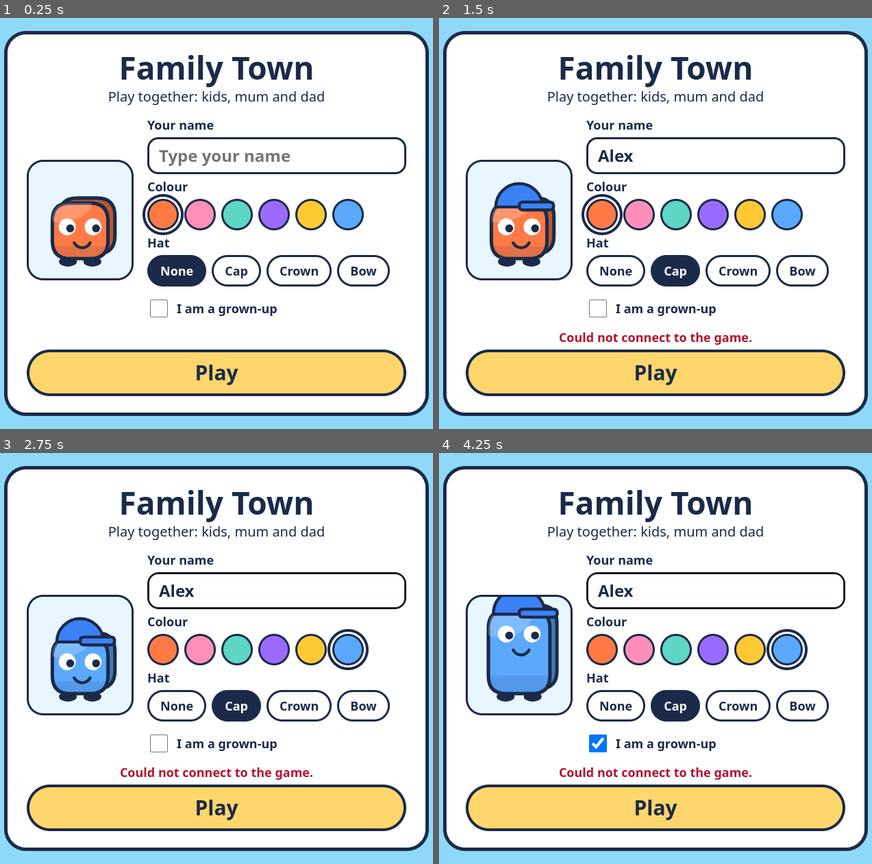
Above: before the commit, frames 1-4 (two rows, left to right).
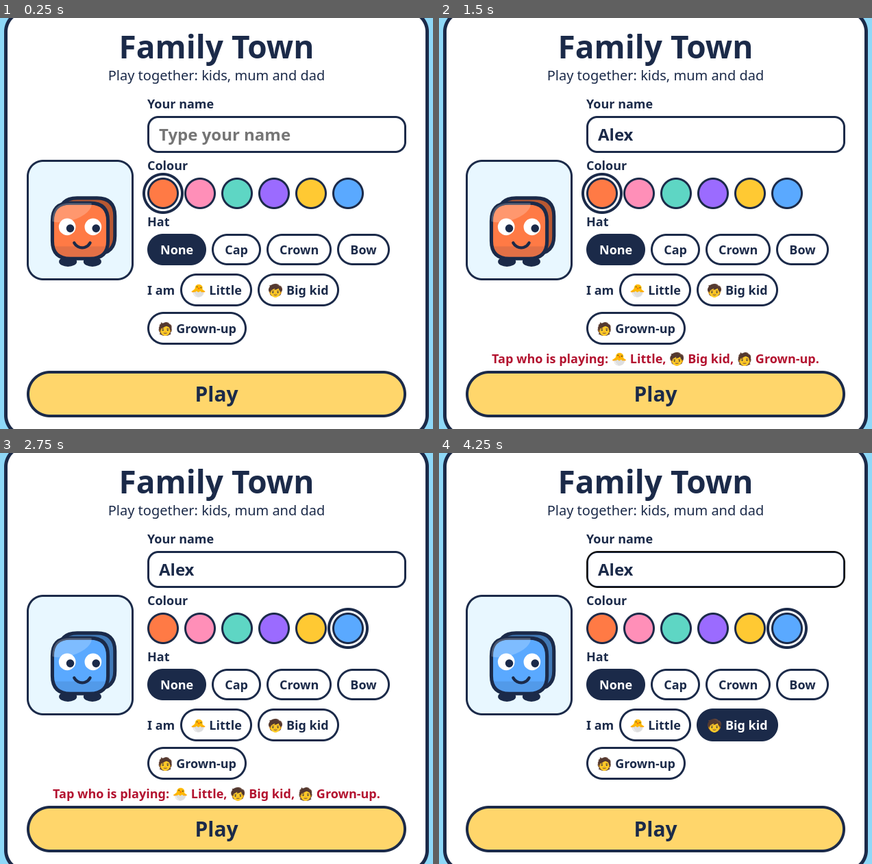
Above: after the commit, the same moments.

Repository: jerryleong11/FamilyGames
Game: browser game, page dev/public/index.html
The game is run twice, just before and just after one commit, with the same random seed, the same clock (stepped at 60 frames per second) and the same inputs.
Inputs (mouse positions are in pixels of both pictures, inside the frame that each line leads up to; where the layout moved, square brackets give the same spot in the first picture):
- Up to frame 1 (0.25 s): no input
- Up to frame 2 (1.5 s): click (716, 133) [716, 157] at 0.27 s; type "Alex" at 0.27 s; click "Play" at 0.52 s; click (655, 264) at 1.07 s; tap Space at 1.1 s
- Up to frame 3 (2.75 s): tap Space at 1.6, 2.1, 2.6 s; click (86, 617) at 1.67 s; click "Colour #5AA9FF" at 2.02 s; click (346, 596) at 2.27 s
- Up to frame 4 (4.25 s): click (755, 740) at 2.87 s; tap Space at 3.1, 3.6, 4.1 s; click (490, 761) at 3.47 s; click (655, 576) at 4.07 s

The runs differ from the first frame. In frame 1, 32% of the frame differs, in the area x 0-100%, y 0-100%; in frame 2, 32%; in frame 3, 32%; in frame 4, 35%.

Commit message:
Who is playing: a level per player
The join screen asks "I am" Little, Big kid or Grown-up instead of the
grown-up tick box. The choice is remembered on the device, sent with
join as skill 0, 1 or 2 and saved in the profile, so a game can give
each tablet its own difficulty in the same round.

Games read p.skill on the server and players()[id].skill on the
tablets. A page that does not say keeps what the profile has; a profile
from before is a grown-up if it was drawn as one, otherwise a big kid.
A tablet that was never asked stops once at the join screen.

Nothing uses it yet: Monster Cave is being rebuilt to.

Co-Authored-By: Claude Fable 5.2 <noreply@anthropic.com>

Diff:
--- a/dev/public/game.js
+++ b/dev/public/game.js
@@ -11,6 +11,7 @@
   var FONT = "Fredoka, 'Baloo 2', 'Trebuchet MS', 'PingFang SC', 'Microsoft YaHei', sans-serif";
   var COLORS = ['#FF7A45', '#FF8FB8', '#5ED6C4', '#9B6BFF', '#FFC933', '#5AA9FF'];
   var HATS = ['None', 'Cap', 'Crown', 'Bow'];
+  var SKILLS = ['🐣 Little', '🧒 Big kid', '🧑 Grown-up'];     // who is playing: skill 0, 1, 2
   var EMOTES = ['❤️', '😂', '👋', '👍', '🎉', '😮'];
   var PALETTE = ['#1B2A49', '#FF4F6D', '#FF7A45', '#FFC933', '#4FA05A', '#3B82F6', '#9B6BFF', '#FF8FB8', '#7A4A2B', '#8A8F98'];
   var SIZES = [5, 12, 26];
@@ -127,8 +128,12 @@
     look.name = store('ft_name') || '';
     look.color = store('ft_color') || COLORS[0];
     look.hat = parseInt(store('ft_hat') || '0', 10) || 0;
-    look.big = store('ft_big') === '1';
-    $('nameIn').value = look.name; $('bigIn').checked = look.big;
+    // Who is playing: 0 little (about 6), 1 big kid (about 8), 2 grown-up. The games size their numbers and speed by it.
+    // A tablet that has never been asked has no choice yet (-1), unless it had "I am a grown-up" ticked before.
+    look.skill = parseInt(store('ft_skill'), 10);
+    if (!(look.skill >= 0 && look.skill <= 2)) look.skill = store('ft_big') === '1' ? 2 : -1;
+    look.big = look.skill === 2;
+    $('nameIn').value = look.name;
     var pc = $('preview').getContext('2d');
     function preview() {
       pc.clearRect(0, 0, 150, 170);
@@ -145,13 +150,21 @@
       b.onclick = function () { look.hat = i; [].forEach.call($('hats').children, function (x) { x.classList.toggle('on', x === b); }); preview(); };
       $('hats').appendChild(b);
     });
-    $('bigIn').onchange = function () { look.big = $('bigIn').checked; preview(); };
+    SKILLS.forEach(function (s, i) {
+      var b = document.createElement('button'); b.type = 'button'; b.className = 'chip' + (i === look.skill ? ' on' : ''); b.textContent = s;
+      b.onclick = function () {
+        look.skill = i; look.big = i === 2; $('joinErr').textContent = '';
+        [].forEach.call($('skills').children, function (x) { x.classList.toggle('on', x === b); }); preview();
+      };
+      $('skills').appendChild(b);
+    });
     preview();
     $('joinForm').addEventListener('submit', function (e) {
       e.preventDefault();
       look.name = $('nameIn').value.trim();
       if (!look.name) { $('joinErr').textContent = 'Please type your name.'; return; }
-      store('ft_name', look.name); store('ft_color', look.color); store('ft_hat', String(look.hat)); store('ft_big', look.big ? '1' : '0');
+      if (look.skill < 0) { $('joinErr').textContent = 'Tap who is playing: ' + SKILLS.join(', ') + '.'; return; }
+      store('ft_name', look.name); store('ft_color', look.color); store('ft_hat', String(look.hat)); store('ft_big', look.big ? '1' : '0'); store('ft_skill', String(look.skill));
       $('joinErr').textContent = ''; $('playBtn').disabled = true; $('playBtn').textContent = 'Joining…';
       connect();
     });
@@ -164,7 +177,7 @@
   function connect() {
     try { ws = new WebSocket((location.protocol === 'https:' ? 'wss://' : 'ws://') + location.host); }
     catch (e) { joinFailed('Could not connect to the game.'); return; }
-    ws.onopen = function () { send({ t: 'join', name: look.name, color: look.color, hat: look.hat, big: look.big }); };
+    ws.onopen = function () { send({ t: 'join', name: look.name, color: look.color, hat: look.hat, big: look.big, skill: look.skill }); };
     ws.onmessage = function (ev) { var m; try { m = JSON.parse(ev.data); } catch (e) { return; } handle(m); };
     ws.onclose = function () {
       if (joined) { $('lost').hidden = false; setTimeout(connect, 2000); }
@@ -253,7 +266,7 @@
             p = players[d.id] = { x: world ? world.spawn.x : 0, y: world ? world.spawn.y : 0, tx: 0, ty: 0, f: 1, m: 0, placed: false };
             if (gotList && d.id !== me) fresh = true;
           }
-          p.id = d.id; p.name = d.name; p.color = d.color; p.hat = d.hat; p.big = d.big; p.stars = d.stars; p.room = d.room;
+          p.id = d.id; p.name = d.name; p.color = d.color; p.hat = d.hat; p.big = d.big; p.skill = d.skill; p.stars = d.stars; p.room = d.room;
           p.outfit = d.outfit; p.car = d.car; p.drive = d.drive; p.lv = d.lv || 0; p.ext = d.ext || {};
           seen[d.id] = 1;
         }
@@ -994,7 +1007,7 @@
     myId: function () { return me; },
     me: function () { return meState; },            // my own numbers: { stars, coins, lv, owned, quests } or null
     self: mine,                                     // my entry in players()
-    players: function () { return players; },       // id -> { id, name, color, hat, big, lv, room, outfit, car, ext }
+    players: function () { return players; },       // id -> { id, name, color, hat, big, skill, lv, room, outfit, car, ext }
     world: function () { return world; },
     room: function () { return room; },
     // go into the game's own room (hides the town and its buttons) and back out to the town
--- a/dev/public/index.html
+++ b/dev/public/index.html
@@ -28,7 +28,7 @@
         <div id="colors" class="swatches" role="group" aria-labelledby="colorLbl"></div>
         <div class="lbl" id="hatLbl">Hat</div>
         <div id="hats" class="chips" role="group" aria-labelledby="hatLbl"></div>
-        <label class="check"><input id="bigIn" type="checkbox"> I am a grown-up</label>
+        <div id="skills" class="chips" role="group" aria-label="Who is playing"><span class="lbl">I am</span></div>
       </div>
     </div>
     <p id="joinErr" class="err" role="alert"></p>
--- a/dev/public/style.css
+++ b/dev/public/style.css
@@ -24,6 +24,7 @@
 .sw.on { outline: 4px solid #1B2A49; outline-offset: 3px; }
 .chip { height: 46px; padding: 0 16px; border-radius: 999px; border: 3px solid #1B2A49; background: #fff; font-size: 18px; font-weight: 600; }
 .chip.on { background: #1B2A49; color: #fff; }
+#skills { margin-top: 6px; align-items: center; } #skills .chip { height: 48px; padding: 0 12px; }   /* who is playing: little, big kid, grown-up */
 .check { display: flex; align-items: center; gap: 10px; margin-top: 4px; min-height: 44px; }
 .check input { width: 26px; height: 26px; }
 .err { color: #B3122F; font-size: 18px; font-weight: 600; min-height: 24px; margin-top: 8px; }
--- a/dev/server.js
+++ b/dev/server.js
@@ -119,7 +119,7 @@
 function roomList(room) { return Array.from(players.values()).filter(inRoom(room)).sort(function (a, b) { return a.id - b.id; }); }
 const extenders = {}; // game id -> function (player) that returns what everyone may see of that player (a pet, a trophy...)
 function pub(p) {
-  const o = { id: p.id, name: p.name, color: p.color, hat: p.hat, big: p.big, stars: p.stars, lv: SHOP.levelOf(p.stars), room: p.room, outfit: p.outfit, car: p.car, drive: p.drive };
+  const o = { id: p.id, name: p.name, color: p.color, hat: p.hat, big: p.big, skill: p.skill, stars: p.stars, lv: SHOP.levelOf(p.stars), room: p.room, outfit: p.outfit, car: p.car, drive: p.drive };
   Object.keys(extenders).forEach(function (id) {
     try { const v = extenders[id](p); if (v !== undefined && v !== null) { o.ext = o.ext || {}; o.ext[id] = v; } } catch (e) { console.error('ext "' + id + '":', e.message); }
   });
@@ -363,10 +363,16 @@
   prof.color = /^#[0-9a-fA-F]{6}$/.test(m.color) ? m.color : '#FF7A45';
   prof.hat = clamp(parseInt(m.hat, 10) || 0, 0, 3);
   prof.big = !!m.big;
+  // Who is playing: 0 little (about 6), 1 big kid (about 8), 2 grown-up. The games size numbers and speed by it.
+  // A page that does not say (an old page, a test) keeps what the profile has; a profile from before the
+  // question was asked is a grown-up if it was drawn as one, else a big kid.
+  const skill = parseInt(m.skill, 10);
+  if (skill >= 0 && skill <= 2) prof.skill = skill;
+  else if (!(prof.skill >= 0 && prof.skill <= 2)) prof.skill = prof.big ? 2 : 1;
   growProfile(prof);
   saveSoon();
   const spot = { x: WORLD.spawn.x + rnd(-90, 90), y: WORLD.spawn.y + rnd(-50, 50) };
-  const p = { id: nextId++, ws: ws, key: key, name: name, color: prof.color, hat: prof.hat, big: prof.big, stars: prof.stars, outfit: enforce('outfi …(163 unchanged characters)…
+  const p = { id: nextId++, ws: ws, key: key, name: name, color: prof.color, hat: prof.hat, big: prof.big, skill: prof.skill, stars: prof.stars, outfit: enforce('outfi …(163 unchanged characters)…
   ws.player = p;
   players.set(p.id, p);
   send(p, { t: 'welcome', id: p.id, version: VERSION, world: WORLD, x: p.x, y: p.y, stars: stars, shop: { items: SHOP.ITEMS, levels: SHOP.LEVELS } });
Not shown, changed: docs/ARCHITECTURE.md
Not shown, changed: docs/GAME-MODULES.md
